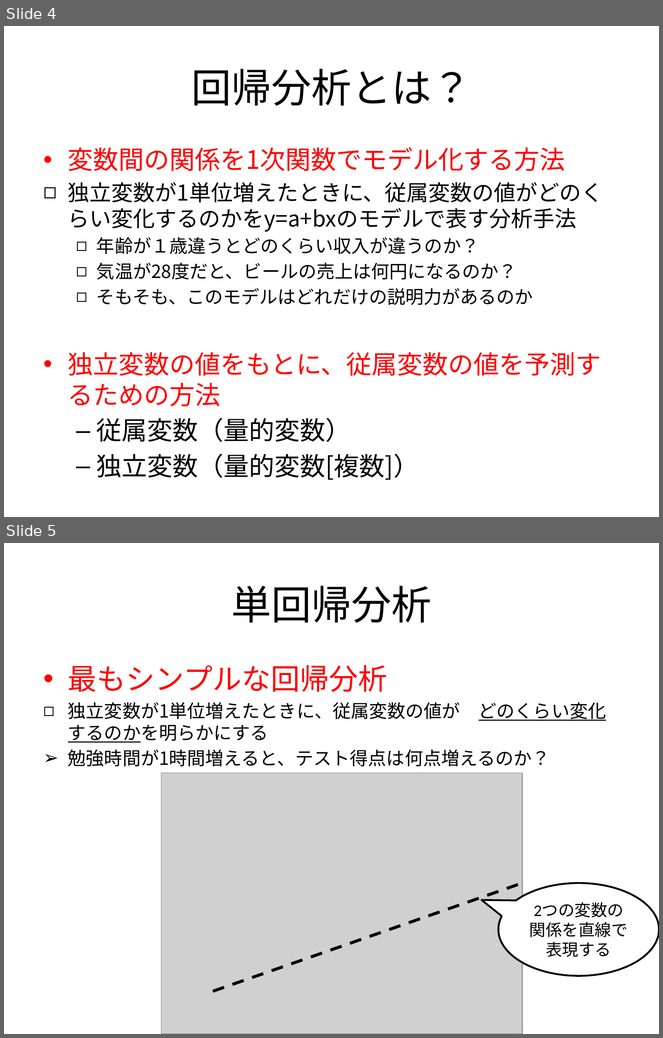
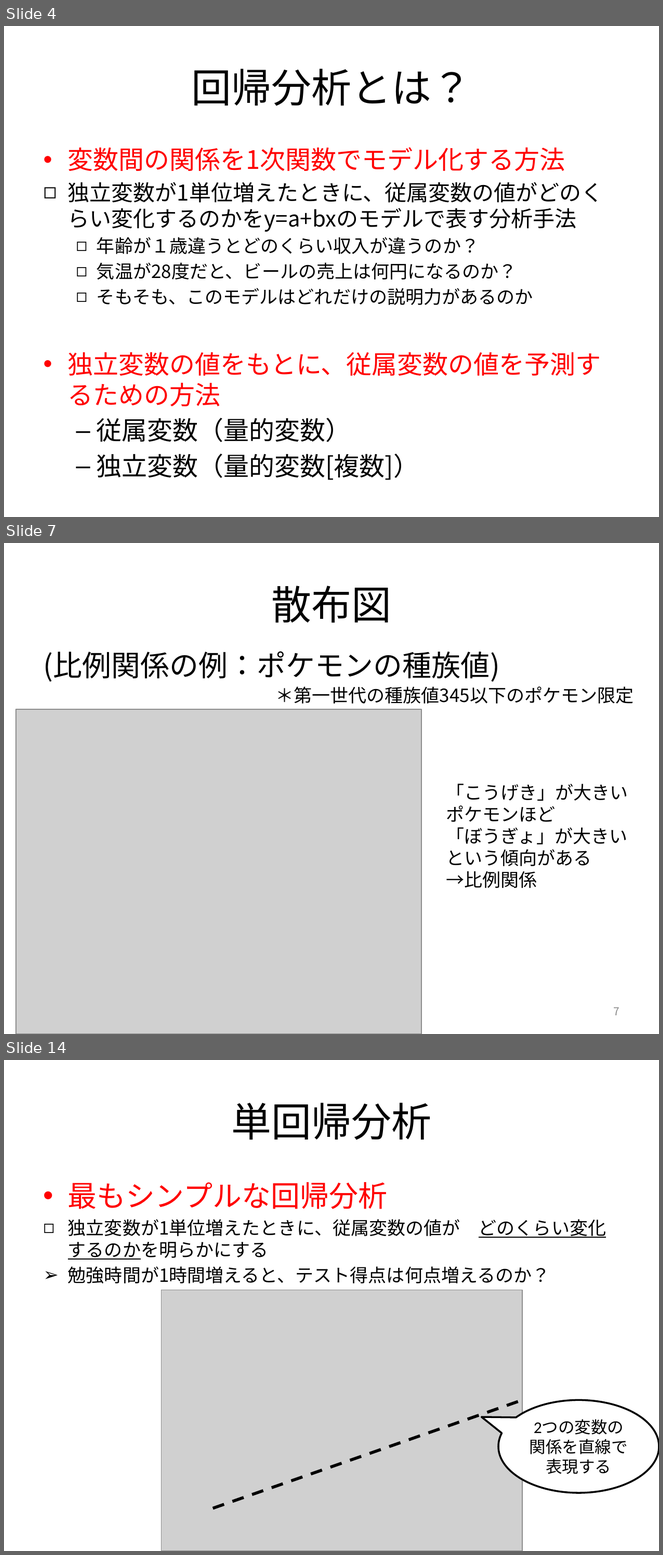
Before and after one commit to MakotoASAOKA/IE2019_15, a slide deck: 15-1.回帰分析.pptx. Shown one above the other, each under a label of ours: slides 4 and 5 before the commit, slides 4, 7 and 14 after it; the slides between them are not shown. The pictures are 663x1038 and 663x1555 pixels, drawn with LibreOffice and Linux fonts; fonts in the diff are those of the drawing; grey boxes stand for pictures. Boxes give left, top, right and bottom in pixels: in the first picture for what was removed or moved away, otherwise in the second. Text is boxed around its words. In the diff, an @@ line names an element or a change of style, - is before the commit and + after.

```diff
--- a/15-1.回帰分析.pptx
+++ b/15-1.回帰分析.pptx
@@ slide 7 added at [4,543,659,1034], background #FFFFFF @@
@@ title added at [271,586,391,623], 44 pt, text #000000 @@
+散布図
@@ text added at [44,651,501,682], 32 pt, text #000000 @@
+(比例関係の例：ポケモンの種族値)
@@ text added at [275,687,634,704], 20 pt, text #000000 @@
+＊第一世代の種族値345以下のポケモン限定
@@ picture added at [16,709,422,1034] @@
@@ text added at [446,784,629,888], 20 pt, text #000000 @@
+「こうげき」が大きい
+ポケモンほど
+「ぼうぎょ」が大きい
+という傾向がある
+→比例関係
@@ page number added at [614,1007,620,1016], 12 pt, text #898989 @@
+7
@@ what was slide 5 is now slide 14 @@
```
Also in this commit, not shown: 1 slide changed, 8 other slides added.
